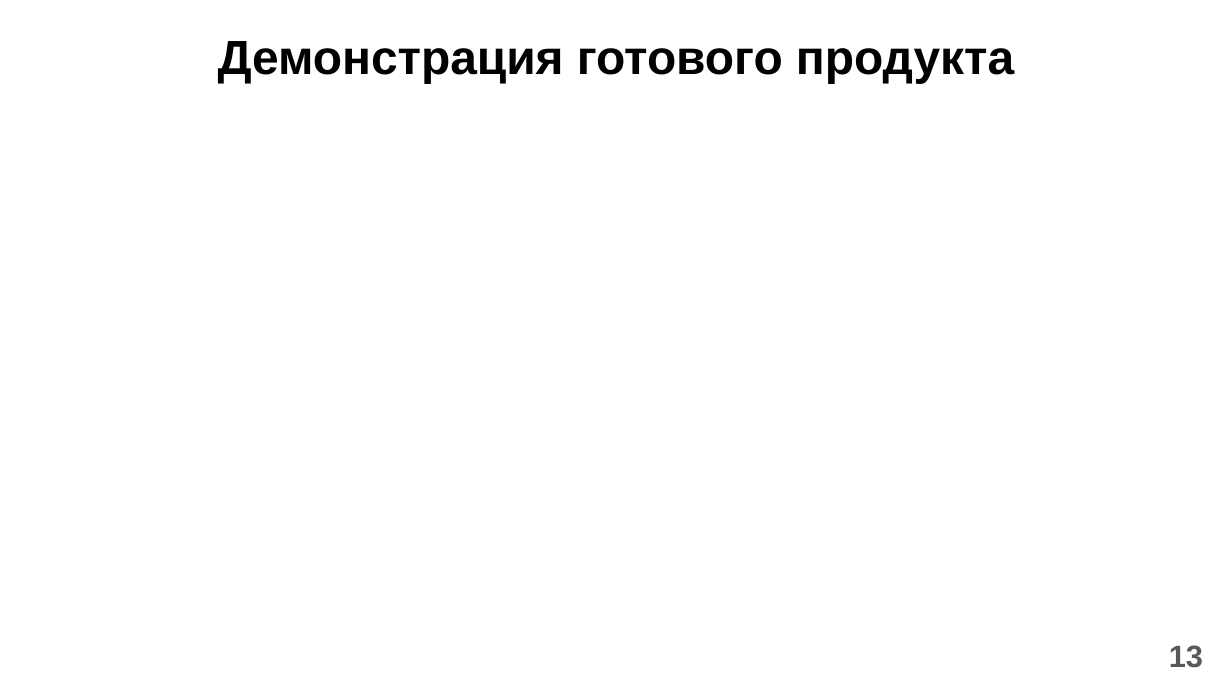
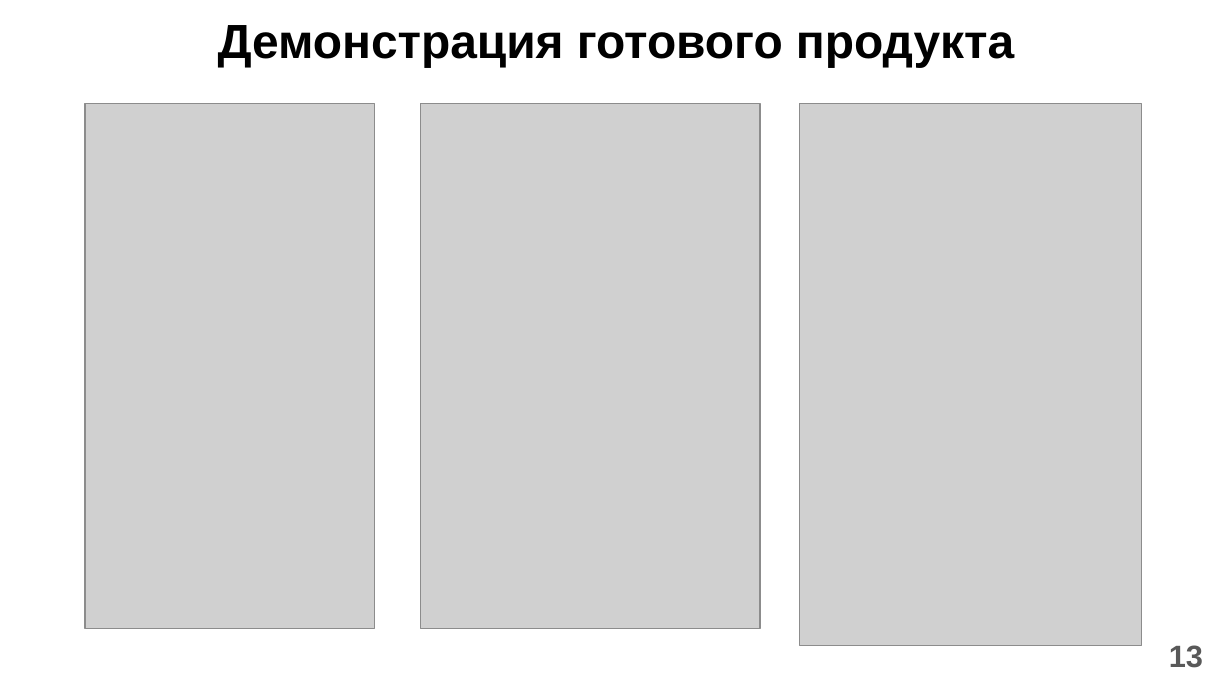
Before and after one commit to Vitya535/FindJobOnHH, a slide deck: slide 13 of Documents/Presentation.pptx. Drawn at 1232x693 pixels with LibreOffice and Linux fonts; fonts in the diff are those of the drawing; grey boxes stand for pictures. Boxes give left, top, right and bottom in pixels: in the first picture for what was removed or moved away, otherwise in the second. Text is boxed around its words. In the diff, an @@ line names an element or a change of style, - is before the commit and + after.

```diff
--- a/Documents/Presentation.pptx
+++ b/Documents/Presentation.pptx
@@ title "Демонстрация готового продукта": place and size @@
-title "Демонстрация готового продукта" at (218,41,1014,83)
+title "Демонстрация готового продукта" at (218,25,1014,67)
@@ picture added at (85,103,375,628) @@
@@ picture added at (420,103,760,628) @@
@@ picture added at (800,103,1141,646) @@
```
Also in this commit, not shown: 3 other slides changed.
